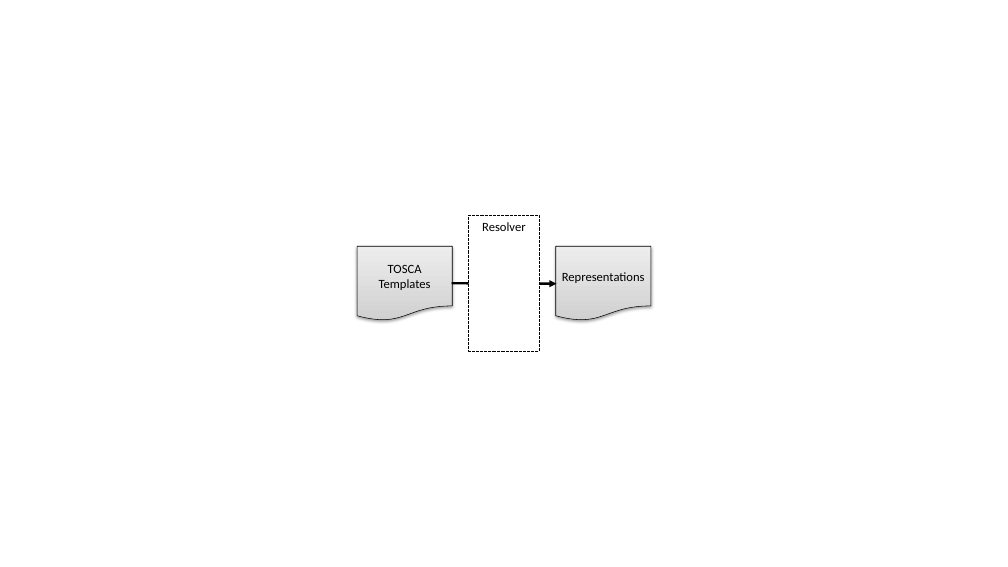
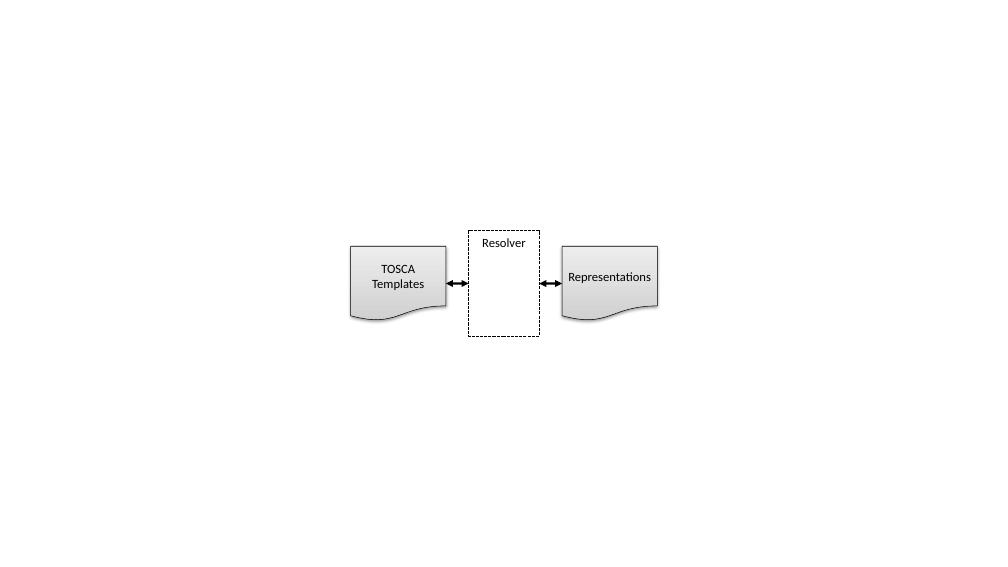
Before and after one commit to oasis-tcs/tosca-specs, a slide deck: slide 2 of tosca_2_0/sources/core_concepts.pptx. Drawn at 1008x567 pixels with LibreOffice and Linux fonts; fonts in the diff are those of the drawing. Boxes give left, top, right and bottom in pixels: in the first picture for what was removed or moved away, otherwise in the second. Text is boxed around its words. In the diff, an @@ line names an element or a change of style, - is before the commit and + after.

```diff
--- a/tosca_2_0/sources/core_concepts.pptx
+++ b/tosca_2_0/sources/core_concepts.pptx
@@ rectangle "Resolver": place and size @@
-rectangle "Resolver" at box(469, 216, 539, 352)
+rectangle "Resolver" at box(469, 231, 539, 336)
@@ flow chart document "TOSCA": place and size @@
-flow chart document "TOSCA" at box(357, 247, 452, 321)
+flow chart document "TOSCA" at box(351, 247, 446, 321)
@@ flow chart document "Representations": place and size @@
-flow chart document "Representations" at box(556, 247, 651, 321)
+flow chart document "Representations" at box(563, 247, 658, 321)
@@ double arrow added from (469, 284) to (446, 284), #000000 2.25 pt @@
@@ arrow moved from (557, 284) - (451, 284) to (563, 284) - (539, 284) @@
@@ arrow (563, 284) - (539, 284): arrow to double arrow @@
```
Also in this commit, not shown: 4 other slides changed.
